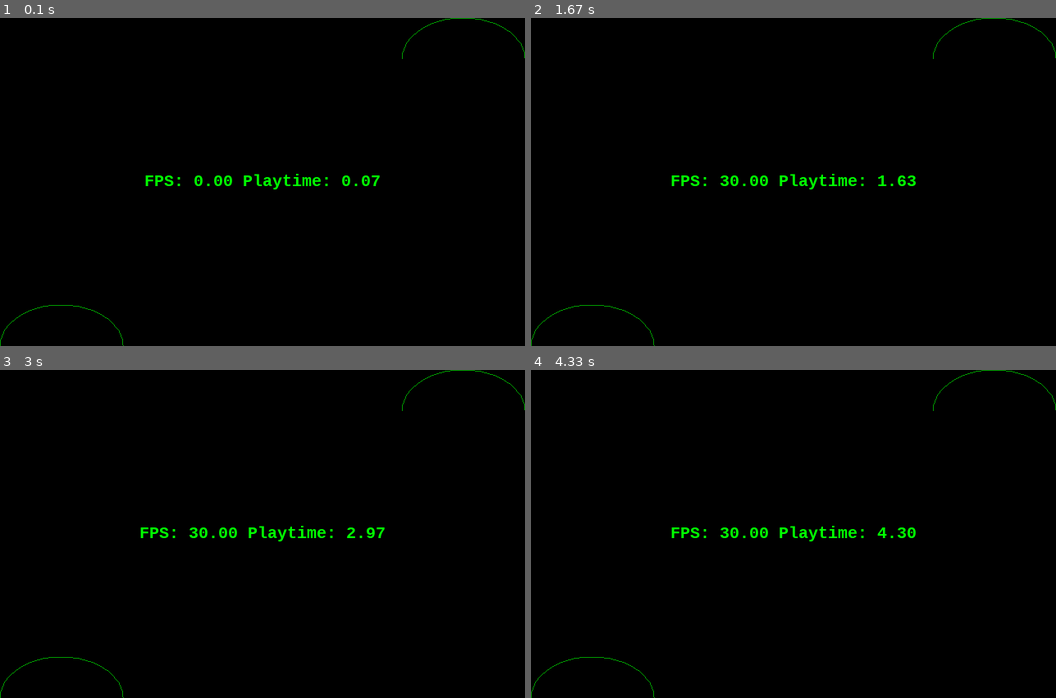
Above: before the commit, frames 1-4 (two rows, left to right).
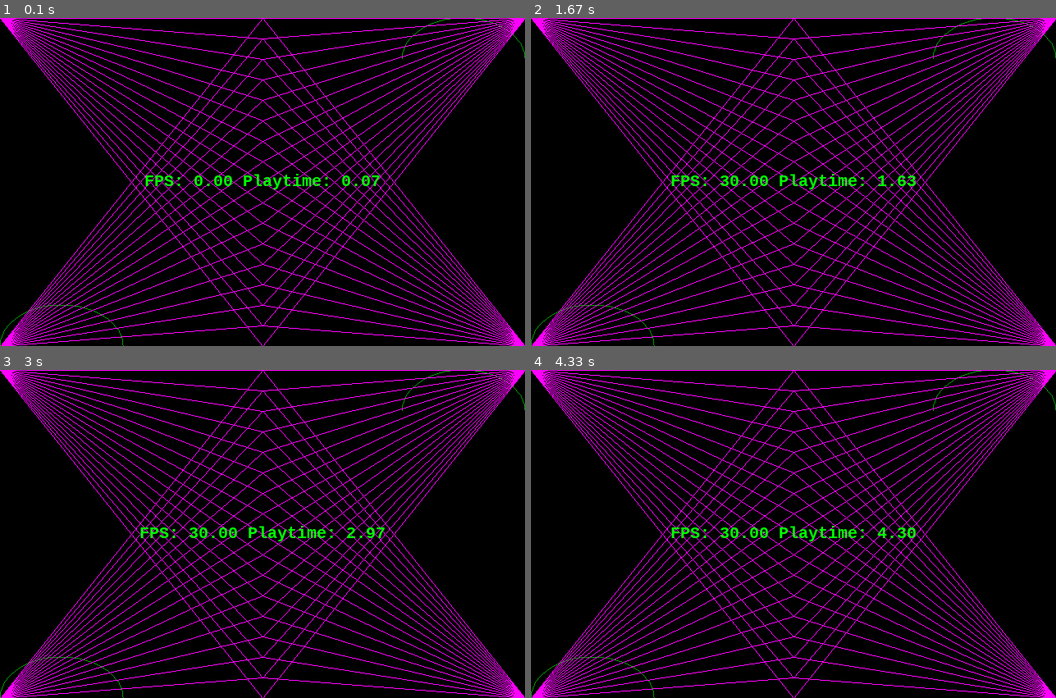
Above: after the commit, the same moments.

Repository: kok00n/pygame
Game: pygame game, started from framerate.py
Two runs of this game, one before a commit and one after it. Both use one fixed random seed, a clock stepped at 60 frames per second and the inputs below.
Inputs:
- Up to frame 1 (0.1 s): no input
- Up to frame 2 (1.67 s): no input
- Up to frame 3 (3 s): no input
- Up to frame 4 (4.33 s): no input

The runs differ from the first frame. In frame 1, 8.2% of the frame differs, in the area x 0-100%, y 0-100%; in frame 2, 8.2%; in frame 3, 8.2%; in frame 4, 8.2%.

Commit message:
pretty pattern as an object method

Diff:
--- a/framerate.py
+++ b/framerate.py
@@ -49,6 +49,9 @@
             # draw arc on the lower-left corner
             pygame.draw.arc(self.background, (0, 150, 0),
                             (0, self.height - 50, 150, 100), 0, math.pi)
+
+            # pretty pattern in all corners
+            self.draw_pretty_pattern()
 
             pygame.display.update()
             self.screen.blit(self.background, (0, 0))
@@ -103,6 +106,16 @@
         pygame.draw.polygon(surface, color, (a2, a3, a10), 4)
         self.screen.blit(surface, where)
 
+    def draw_pretty_pattern(self, step=16, color=(255, 0, 255), line_width=1):
+        where_to_draw = self.background
+        area_width = self.width
+        area_height = self.height
+        for point in range(0, area_height + 1, area_height // step):  # range(start, stop, step)
+            pygame.draw.line(where_to_draw, color, (0, 0), (area_width // 2, point), line_width)
+            pygame.draw.line(where_to_draw, color, (area_width, 0), (area_width // 2, point), line_width)
+            pygame.draw.line(where_to_draw, color, (0, area_height), (area_width // 2, point), line_width)
+            pygame.draw.line(where_to_draw, color, (area_width, area_height), (area_width // 2, point), line_width)
+
 
 if __name__ == '__main__':
     FpsView().run()
